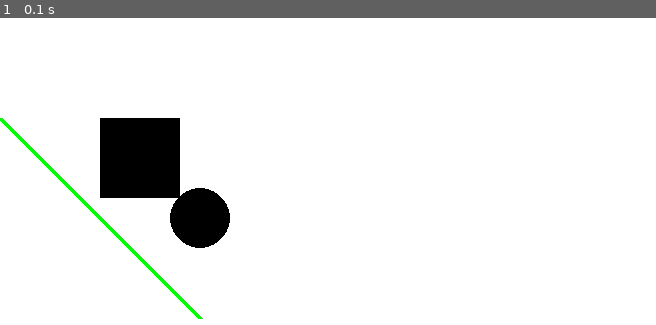
Above: before the commit, frame 1.
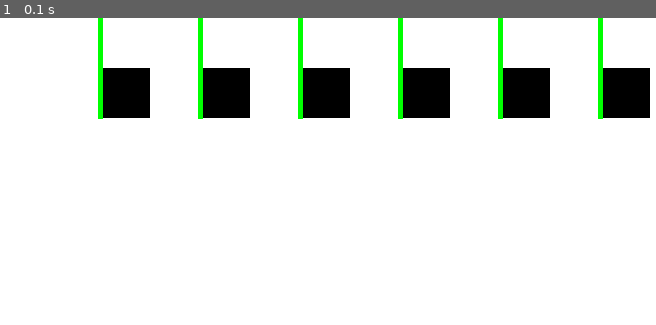
Above: after the commit, the same moment.

Repository: baratheon01/pygame1
Game: pygame game, started from pygame1.py
Two runs of this game, one before a commit and one after it. Both use one fixed random seed, a clock stepped at 60 frames per second and the inputs below.
Inputs:
- Up to frame 1 (0.1 s): no input

The runs differ from the first frame. In frame 1, 14% of the frame differs, in the area x 0-100%, y 0-99%.

Commit message:
Se dibuja por medio de los forloop de esta manera evitar sobrecargar codigo

Diff:
--- a/pygame1.py
+++ b/pygame1.py
@@ -23,9 +23,10 @@
     #metodo para poner color de fondo
     screen.fill(WHITE)
     ####----zona de dibujo
-    pygame.draw.line(screen, GREEN, [0, 100], [200, 300], 5)
-    pygame.draw.rect(screen, BLACK, (100, 100, 80,80))
-    pygame.draw.circle(screen, BLACK, (200,200), 30)
+    #forloop (100 es donde voy a iniciar en pixeles 700 a donde quiero ir y los ultimos 100 el numero de cada incremento 100 en 100)
+    for x in range(100, 700, 100):
+        pygame.draw.rect(screen, BLACK, (x, 50, 50, 50))
+        pygame.draw.line(screen, GREEN, (x, 0,),(x, 100), 5)
 
     ####-----zona de dibujo
     #metodo para actualizar pantalla
